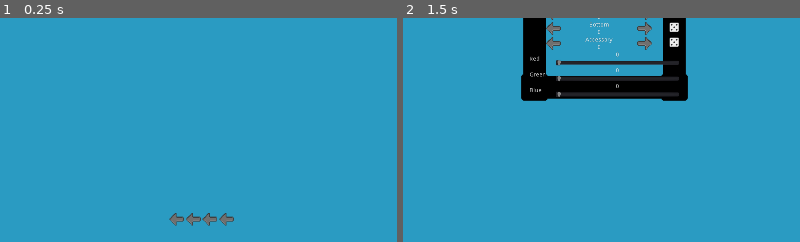
Above: before the commit, frames 1-2 (left to right).
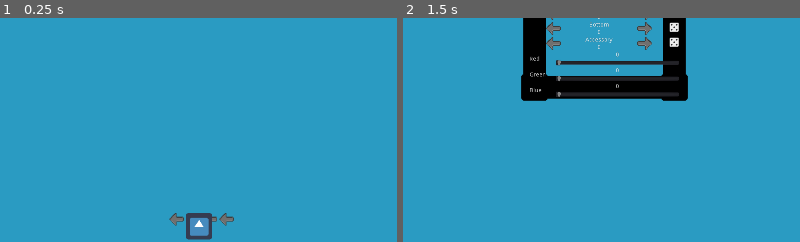
Above: after the commit, the same moments.

Repository: SabreOfWinter/Live-Over-The-Hills
Game: Godot game, scene res://menus/splash/splash.tscn
The game is run twice, just before and just after one commit, with the same random seed, the same clock (stepped at 60 frames per second) and the same inputs. The engine's default icon, where the game draws it, is replaced by a stand-in: a white triangle on a blue panel in a dark square.
Inputs (mouse positions are % of the whole screen's width and height, from its top left):
- Up to frame 1 (0.25 s): no input
- Up to frame 2 (1.5 s): click (47, 95) at 0.5 s; click (49, 34) at 1.27 s; type "Alex" at 1.35 s
The pictures show only the part of the screen within x 25-75%, y 50-100%; the shares and areas given below are measured in that part.

The runs differ from the first frame. In frame 1, 0.8% of the frame differs, in the area x 46-54%, y 87-100%; in frame 2, nothing differs.

Commit message:
Settings - Back button functionality

Diff:
--- a/menus/main/main.gd
+++ b/menus/main/main.gd
@@ -2,6 +2,9 @@
 
 const PATH = "user://save_games/"
 const LOAD_GAME_CARD_CONTAINER_PATH = "load_game/nine_patch_rect/scroll_container/vbox_container"
+
+func _ready():
+	load_player_save_cards()
 
 func _on_new_game_button_pressed():
 	$animation_player.play("new_game")
@@ -35,6 +38,9 @@
 	check_for_files()
 	sort_file_list()
 	create_save_game_cards()
+
+	if save_game_list.size() == 0:
+		$main/HBoxContainer/load_game_button.disabled = true
 
 #Checks the user path to find all the save files stored in the folder, it will then create an array for that file's name and date of last save to then be stored in the array SaveGameList
 func check_for_files():
@@ -219,10 +225,27 @@
 	$animation_player.play("open_general")
 
 func _on_graphicsButton_pressed():
+	print('graphics')
+	settings_instance.load_settings()
+	print(settings_instance.settings_dict['Graphics'])
 	$animation_player.play("open_graphics")
+	#DisplayMonitor
+	#WindowMode
+
 
 func _on_soundButton_pressed():
+	print('sound')
+	settings_instance.load_settings()
+	print(settings_instance.settings_dict['Sound'])
 	$animation_player.play("open_sound")
+	#Ambient
+	#Dialogue
+	#Master
+	#Music
 
 func _on_controlsButton_pressed():
+	print('controls')
+	settings_instance.load_settings()
+	print(settings_instance.settings_dict['Controls'])
+
 	$animation_player.play("open_controls")
--- a/menus/main/main.tscn
+++ b/menus/main/main.tscn
@@ -735,6 +735,7 @@
 size_flags_horizontal = 4
 size_flags_vertical = 4
 texture_normal = ExtResource( 5 )
+texture_disabled = ExtResource( 6 )
 
 [node name="settings_button" type="TextureButton" parent="main/HBoxContainer"]
 margin_left = 962.0
--- a/project.godot
+++ b/project.godot
@@ -32,6 +32,10 @@
 
 enabled=PoolStringArray( "zylann.project_stats" )
 
+[global]
+
+maximise=true
+
 [node]
 
 name_casing=1
